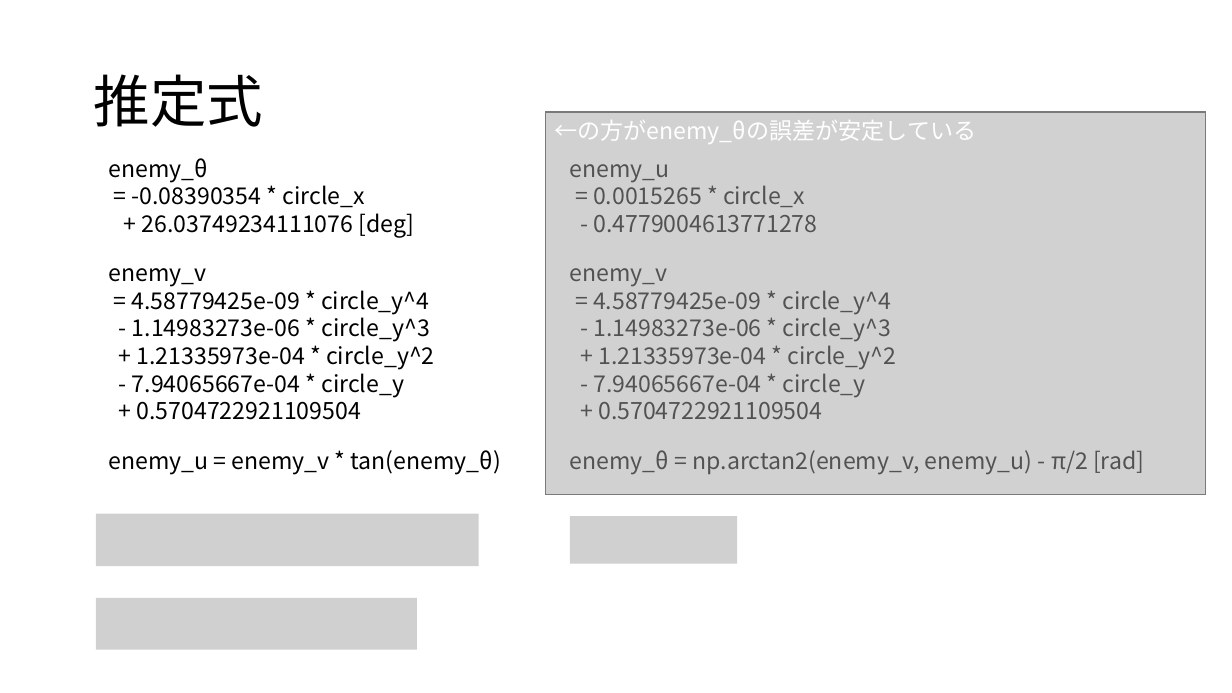
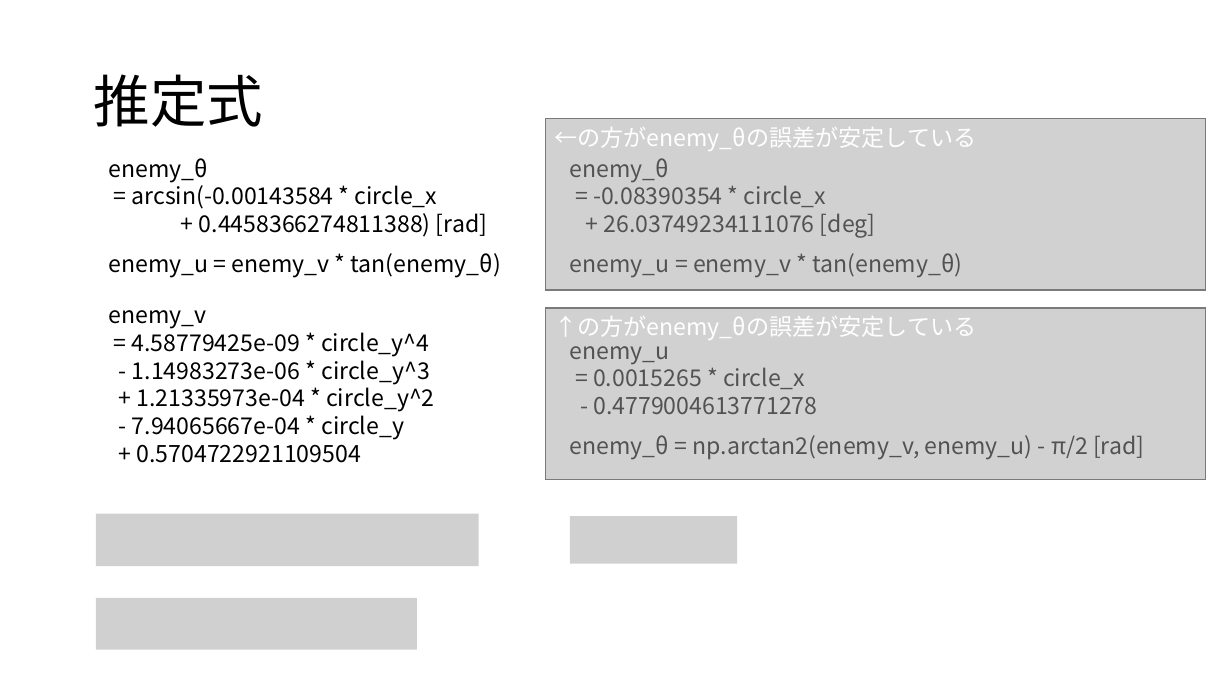
Before and after one commit to Yoshihama0901/burger_war_19sm, a slide deck: slide 2 of circle/circle.pptx. Drawn at 1232x693 pixels with LibreOffice and Linux fonts; fonts in the diff are those of the drawing; grey boxes stand for pictures. Boxes give left, top, right and bottom in pixels: in the first picture for what was removed or moved away, otherwise in the second. Text is boxed around its words. In the diff, an @@ line names an element or a change of style, - is before the commit and + after.

```diff
--- a/circle/circle.pptx
+++ b/circle/circle.pptx
@@ rectangle added at box(545, 119, 1205, 290), fill #A5A5A5 at 50% opacity, outline #7A7A7A 1 pt, 18 pt, text #FFFFFF @@
+←の方がenemy_θの誤差が安定している
@@ text added at box(570, 158, 876, 238), 18 pt, text #000000 @@
+enemy_θ
+= -0.08390354 * circle_x
++ 26.03749234111076 [deg]
@@ text at box(132, 181, 487, 237): text changed @@
-= -0.08390354 * circle_x
-+ 26.03749234111076 [deg]
+= arcsin(-0.00143584 * circle_x
++ 0.4458366274811388) [rad]
@@ text "enemy_u = enemy_v * tan(enemy_θ)": place and size @@
-text "enemy_u = enemy_v * tan(enemy_θ)" at box(108, 450, 501, 475)
+text "enemy_u = enemy_v * tan(enemy_θ)" at box(108, 253, 501, 278)
@@ text removed at box(570, 268, 897, 419) @@
-enemy_v
-= 4.58779425e-09 * circle_y^4
-- 1.14983273e-06 * circle_y^3
-+ 1.21335973e-04 * circle_y^2
-- 7.94065667e-04 * circle_y
-+ 0.5704722921109504
@@ text added at box(570, 253, 962, 278), 18 pt, text #000000 @@
+enemy_u = enemy_v * tan(enemy_θ)
@@ text "enemy_v": place and size @@
-text "enemy_v" at box(108, 268, 435, 420)
+text "enemy_v" at box(108, 310, 435, 463)
@@ rectangle "↑の方がenemy_θの誤差が安定している": place and size @@
-rectangle "↑の方がenemy_θの誤差が安定している" at box(545, 112, 1205, 494)
+rectangle "↑の方がenemy_θの誤差が安定している" at box(545, 308, 1205, 479)
@@ text in rectangle at box(554, 316, 976, 340): text changed @@
-←の方がenemy_θの誤差が安定している
+↑の方がenemy_θの誤差が安定している
@@ text "enemy_u" rewrapped from box(570, 164, 817, 232) to box(570, 335, 817, 414) @@
@@ text "enemy_θ = np.arctan2(enemy_v, enemy_u) - ...": place and size @@
-text "enemy_θ = np.arctan2(enemy_v, enemy_u) - ..." at box(570, 450, 1144, 475)
+text "enemy_θ = np.arctan2(enemy_v, enemy_u) - ..." at box(570, 435, 1144, 460)
```
Also in this commit, not shown: 5 other files.
